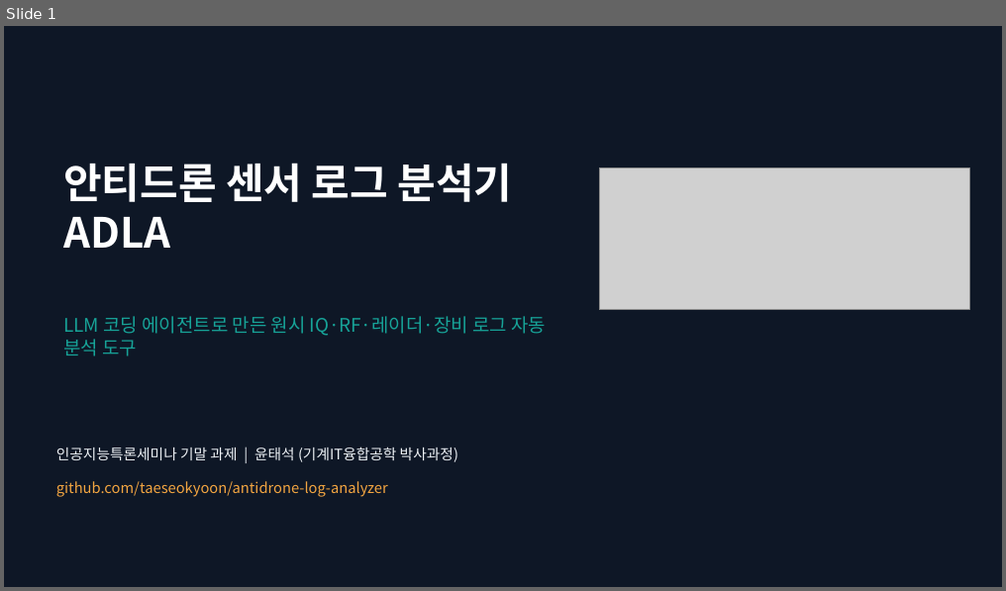
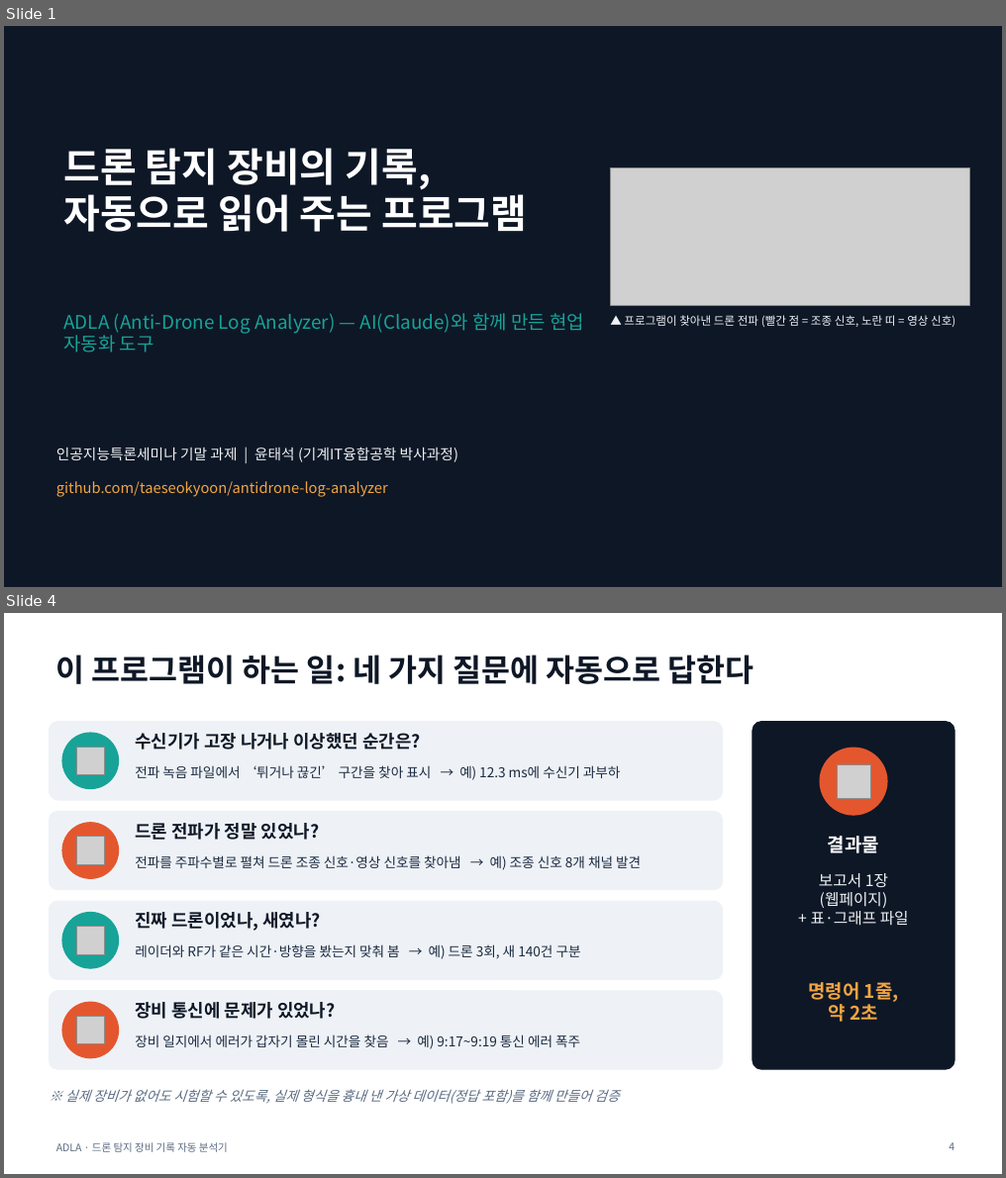
Before and after one commit to taeseokyoon/antidrone-log-analyzer, a slide deck: docs/ADLA_presentation.pptx. Shown one above the other, each under a label of ours: slide 1 before the commit, slides 1 and 4 after it; the slides between them are not shown. The pictures are 1006x591 and 1006x1178 pixels, drawn with LibreOffice and Linux fonts; fonts in the diff are those of the drawing; grey boxes stand for pictures. Boxes give left, top, right and bottom in pixels: in the first picture for what was removed or moved away, otherwise in the second. Text is boxed around its words. In the diff, an @@ line names an element or a change of style, - is before the commit and + after.

```diff
--- a/docs/ADLA_presentation.pptx
+++ b/docs/ADLA_presentation.pptx
@@ slide 4 added at <box>4,613,1002,1174</box>, background #FFFFFF @@
@@ title added at <box>56,655,754,684</box>, 30 pt, text #0E1726, bold @@
+이 프로그램이 하는 일: 네 가지 질문에 자동으로 답한다
@@ rounded rectangle added at <box>49,722,723,800</box>, fill #EEF2F6, outline #EEF2F6 1 pt @@
@@ rounded rectangle added at <box>752,722,954,1069</box>, fill #0E1726, outline #0E1726 1 pt @@
@@ ellipse added at <box>62,733,119,789</box>, fill #17A398, outline #17A398 1 pt @@
@@ picture added at <box>76,747,105,775</box> @@
@@ text added at <box>135,733,421,750</box>, 17 pt, text #0E1726, bold @@
+수신기가 고장 나거나 이상했던 순간은?
@@ ellipse added at <box>820,748,887,815</box>, fill #E4572E, outline #E4572E 1 pt @@
@@ text added at <box>135,765,621,780</box>, 13 pt, text #1B2A41 @@
+전파 녹음 파일에서 ‘튀거나 끊긴’ 구간을 찾아 표시 → 예) 12.3 ms에 수신기 과부하
@@ picture added at <box>837,764,870,798</box> @@
@@ rounded rectangle added at <box>49,811,723,890</box>, fill #EEF2F6, outline #EEF2F6 1 pt @@
@@ ellipse added at <box>62,823,119,878</box>, fill #E4572E, outline #E4572E 1 pt @@
@@ picture added at <box>76,837,105,865</box> @@
@@ text added at <box>135,823,320,840</box>, 17 pt, text #0E1726, bold @@
+드론 전파가 정말 있었나?
@@ text added at <box>828,836,879,854</box>, 18 pt, text #FFFFFF, bold @@
+결과물
@@ text added at <box>135,856,641,870</box>, 13 pt, text #1B2A41 @@
+전파를 주파수별로 펼쳐 드론 조종 신호·영상 신호를 찾아냄 → 예) 조종 신호 8개 채널 발견
@@ text added at <box>811,873,909,926</box>, 15 pt, text #EEF2F6 @@
+보고서 1장
+(웹페이지)
++ 표·그래프 파일
@@ rounded rectangle added at <box>49,901,723,980</box>, fill #EEF2F6, outline #EEF2F6 1 pt @@
@@ ellipse added at <box>62,912,119,968</box>, fill #17A398, outline #17A398 1 pt @@
@@ picture added at <box>76,927,105,956</box> @@
@@ text added at <box>135,912,321,931</box>, 17 pt, text #0E1726, bold @@
+진짜 드론이었나, 새였나?
@@ text added at <box>135,945,581,959</box>, 13 pt, text #1B2A41 @@
+레이더와 RF가 같은 시간·방향을 봤는지 맞춰 봄 → 예) 드론 3회, 새 140건 구분
@@ rounded rectangle added at <box>49,991,723,1069</box>, fill #EEF2F6, outline #EEF2F6 1 pt @@
@@ text added at <box>808,982,899,1022</box>, 18 pt, text #F2A541, bold @@
+명령어 1줄,
+약 2초
@@ ellipse added at <box>62,1002,119,1059</box>, fill #E4572E, outline #E4572E 1 pt @@
@@ picture added at <box>76,1017,105,1045</box> @@
@@ text added at <box>135,1002,336,1019</box>, 17 pt, text #0E1726, bold @@
+장비 통신에 문제가 있었나?
@@ text added at <box>135,1035,580,1050</box>, 13 pt, text #1B2A41 @@
+장비 일지에서 에러가 갑자기 몰린 시간을 찾음 → 예) 9:17~9:19 통신 에러 폭주
@@ text added at <box>65,1089,619,1104</box>, 13 pt, text #5B6B82, italic @@
+※ 실제 장비가 없어도 시험할 수 있도록, 실제 형식을 흉내 낸 가상 데이터(정답 포함)를 함께 만들어 검증
@@ text added at <box>56,1143,228,1153</box>, 10 pt, text #5B6B82 @@
+ADLA · 드론 탐지 장비 기록 자동 분석기
@@ page number added at <box>948,1143,954,1151</box>, 10 pt, text #5B6B82 @@
+4
@@ slide 1 changed as well @@
@@ title at <box>63,148,527,232</box>: text changed; size 40 to 38 pt @@
-안티드론 센서 로그 분석기
-ADLA
+드론 탐지 장비의 기록,
+자동으로 읽어 주는 프로그램
@@ picture: place and size @@
-picture at <box>599,169,969,310</box>
+picture at <box>611,169,969,305</box>
@@ text at <box>63,313,584,353</box>: text changed @@
-LLM 코딩 에이전트로 만든 원시 IQ·RF·레이더·장비 로그 자동 분석 도구
+ADLA (Anti-Drone Log Analyzer) — AI(Claude)와 함께 만든 현업 자동화 도구
@@ text added at <box>624,315,955,327</box>, 11 pt, text #EEF2F6 @@
+▲ 프로그램이 찾아낸 드론 전파 (빨간 점 = 조종 신호, 노란 띠 = 영상 신호)
```
Also in this commit, not shown: 8 other slides added, 9 slides removed, 2 other files.
